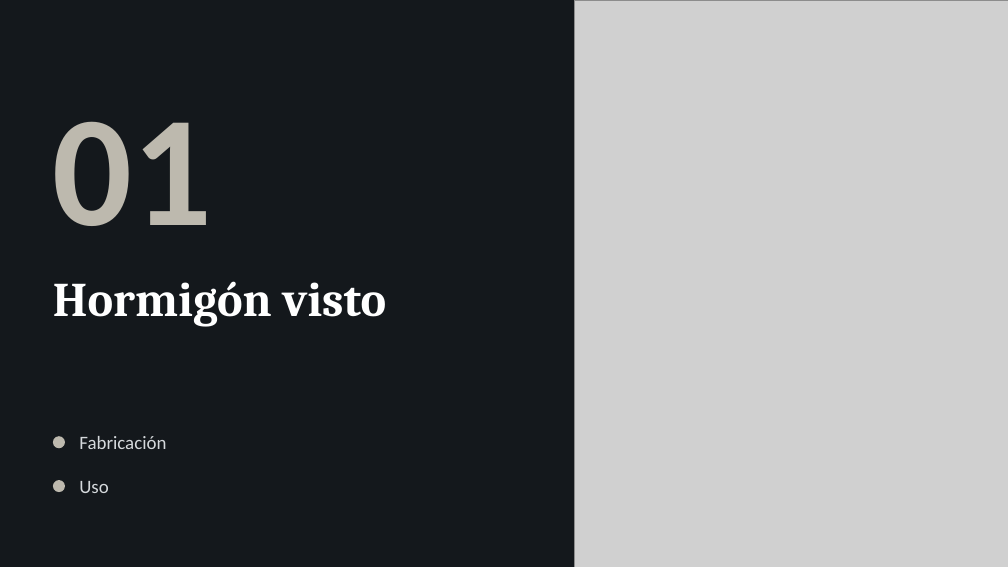
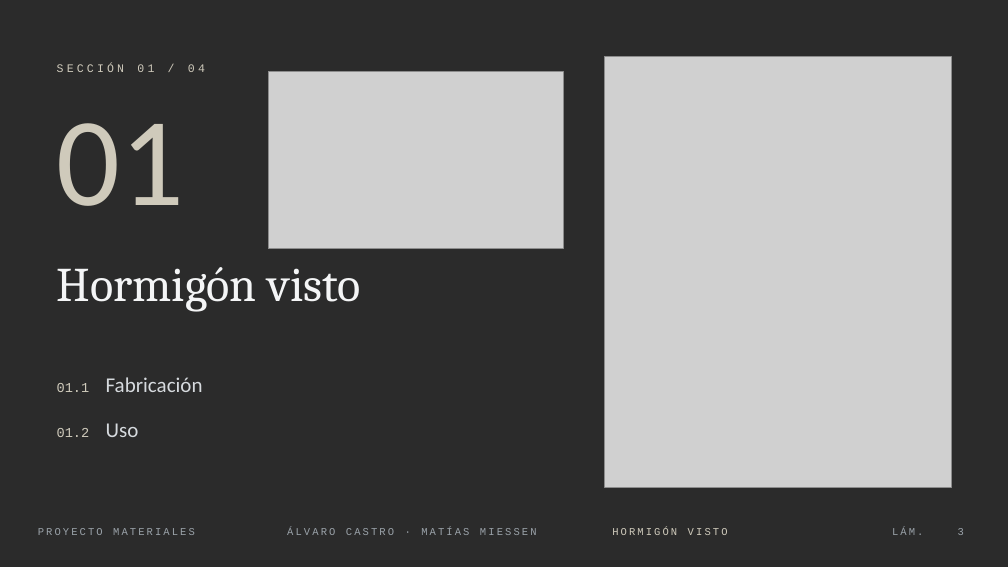
Before and after one commit to Elcastor124/Deutschtrainer, a slide deck: slide 3 of proyecto-materiales/Proyecto-Materiales_Castro-Miessen.pptx. Drawn at 1008x567 pixels with LibreOffice and Linux fonts; fonts in the diff are those of the drawing; grey boxes stand for pictures; background and template pictures are left out; a plain dark background stands for a picture behind light text. Boxes give left, top, right and bottom in pixels: in the first picture for what was removed or moved away, otherwise in the second. Text is boxed around its words. In the diff, an @@ line names an element or a change of style, - is before the commit and + after.

```diff
--- a/proyecto-materiales/Proyecto-Materiales_Castro-Miessen.pptx
+++ b/proyecto-materiales/Proyecto-Materiales_Castro-Miessen.pptx
@@ background #FFFFFF to picture (left out) @@
@@ rectangle removed at <box>0,0,1008,567</box> @@
@@ picture: place and size @@
-picture at <box>575,0,1008,567</box>
+picture at <box>605,57,951,488</box>
@@ text "01" at <box>57,123,185,206</box>: size 150 to 120 pt, text colour #BDB9AE to #CFCABB, bold off @@
@@ text added at <box>57,64,205,72</box>, 11 pt, text #CFCABB @@
+SECCIÓN 01 / 04
@@ picture added at <box>268,72,563,249</box> @@
@@ title "Hormigón visto": place and size @@
-title "Hormigón visto" at <box>53,281,386,327</box>
+title "Hormigón visto" at <box>57,267,360,312</box>
@@ title "Hormigón visto" at <box>57,267,360,312</box>: text colour #FFFFFF to #F4F5F6, bold off @@
@@ text at <box>57,377,203,392</box>: text changed; size 18 to 20 pt; text colour #D5D9DC to #D6DADE @@
-Fabricación
+01.1 Fabricación
@@ ellipse removed at <box>53,436,65,448</box> @@
@@ text at <box>57,423,139,437</box>: text changed; size 18 to 13 pt; font Calibri to Courier New; text colour #D5D9DC to #CFCABB @@
-Uso
+01.2 Uso
@@ ellipse removed at <box>53,480,65,492</box> @@
@@ text added at <box>38,528,195,535</box>, 10 pt, text #9AA2A9 @@
+PROYECTO MATERIALES
@@ text added at <box>287,528,537,535</box>, 10 pt, text #9AA2A9 @@
+ÁLVARO CASTRO · MATÍAS MIESSEN
@@ text added at <box>612,528,728,535</box>, 10 pt, text #CFCABB @@
+HORMIGÓN VISTO
@@ text added at <box>892,528,923,535</box>, 10 pt, text #9AA2A9 @@
+LÁM.
@@ page number added at <box>958,528,964,535</box>, 10 pt, text #9AA2A9 @@
+3
```
Also in this commit, not shown: 14 other slides changed.
